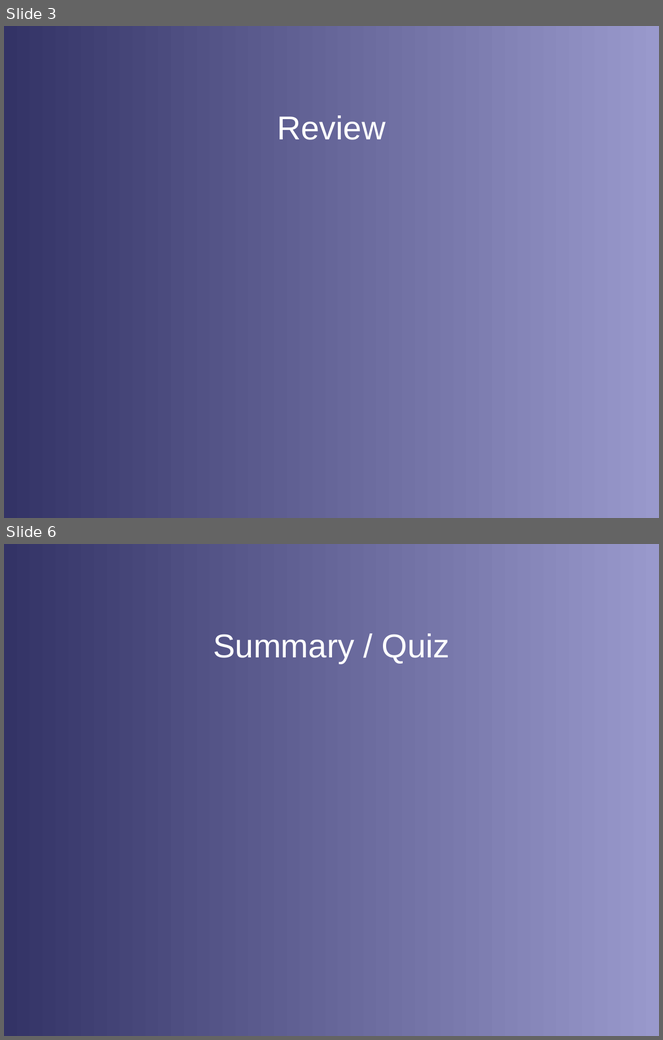
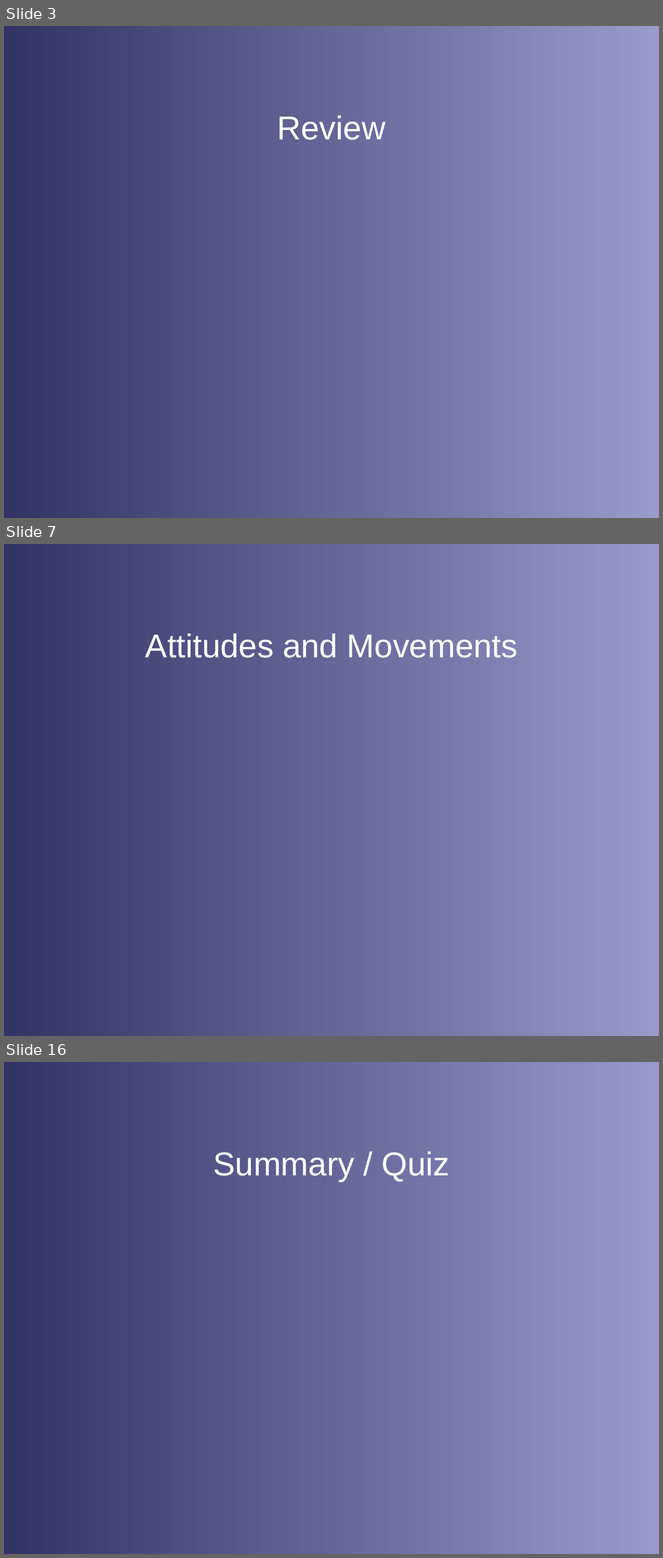
Before and after one commit to stephanheinemann/flight, a slide deck: FI/Instruments/Instruments.odp. Shown one above the other, each under a label of ours: slides 3 and 6 before the commit, slides 3, 7 and 16 after it; the slides between them are not shown. The pictures are 663x1040 and 663x1558 pixels, drawn with LibreOffice and Linux fonts; fonts in the diff are those of the drawing; background and template pictures are left out. Boxes give left, top, right and bottom in pixels: in the first picture for what was removed or moved away, otherwise in the second. Text is boxed around its words. In the diff, an @@ line names an element or a change of style, - is before the commit and + after.

```diff
--- a/FI/Instruments/Instruments.odp
+++ b/FI/Instruments/Instruments.odp
@@ slide 7 added at <box>4,544,659,1036</box>, background gradient #333366 to #9999CC @@
@@ title added at <box>145,633,518,658</box>, 40 pt, text #FFFFFF @@
+Attitudes and Movements
@@ what was slide 6 is now slide 16 @@
```
Also in this commit, not shown: 2 slides changed, 10 other slides added, 1 slide removed, 1 other file.
